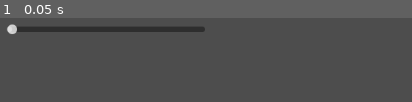
Above: before the commit, frame 1.
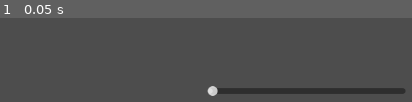
Above: after the commit, the same moment.

Repository: VoidedCrystal/GloopifyGame
Game: Godot game, scene res://UI/Options.tscn
Two runs of this game, one before a commit and one after it. Both use one fixed random seed, a clock stepped at 60 frames per second and the inputs below. This scene is started directly instead of the project's main scene.
Inputs:
- Up to frame 1 (0.05 s): no input

The runs differ from the first frame. In frame 1, 6.4% of the frame differs, in the area x 1-99%, y 7-93%.

Commit message:
+ to last push
Forgor to save files

Diff:
--- a/Gloopify!/UI/Main_Menu.tscn
+++ b/Gloopify!/UI/Main_Menu.tscn
@@ -39,6 +39,15 @@
 offset_bottom = 353.0
 text = "Options"
 
+[node name="Label" type="Label" parent="."]
+layout_mode = 0
+offset_left = 387.0
+offset_top = 125.0
+offset_right = 775.0
+offset_bottom = 190.0
+theme_override_font_sizes/font_size = 38
+text = "Gloopify! (Name WIP)"
+
 [connection signal="pressed" from="Play" to="." method="_on_play_pressed"]
 [connection signal="pressed" from="Exit_Quit" to="." method="_on_exit_quit_pressed"]
 [connection signal="pressed" from="Options" to="." method="_on_options_pressed"]
--- a/Gloopify!/UI/Options.tscn
+++ b/Gloopify!/UI/Options.tscn
@@ -10,7 +10,7 @@
 
 [node name="HSlider" type="HSlider" parent="."]
 layout_mode = 0
-offset_left = 138.0
-offset_top = 54.0
-offset_right = 424.0
-offset_bottom = 75.0
+offset_left = 427.0
+offset_top = 143.0
+offset_right = 713.0
+offset_bottom = 164.0
